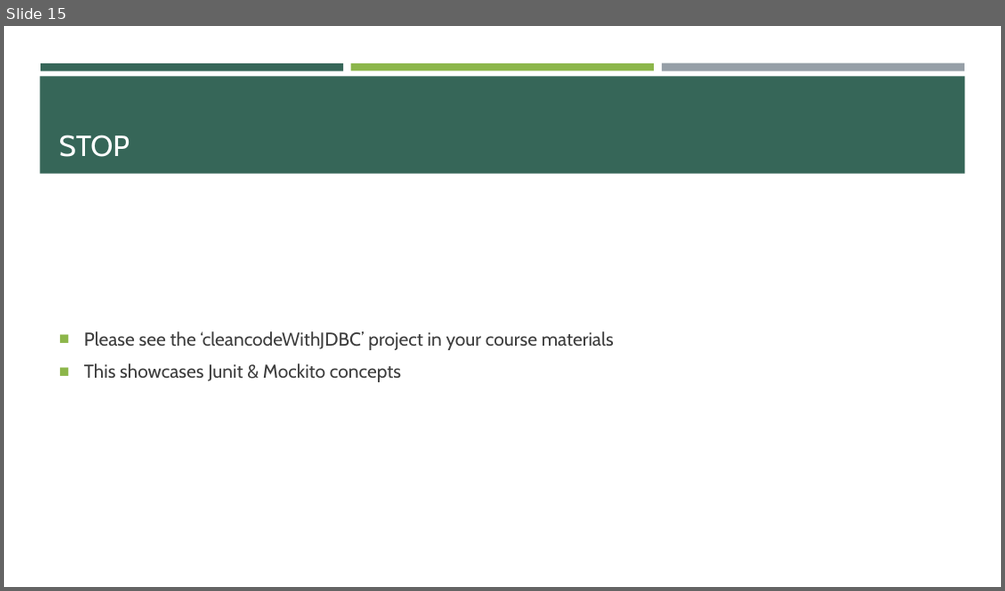
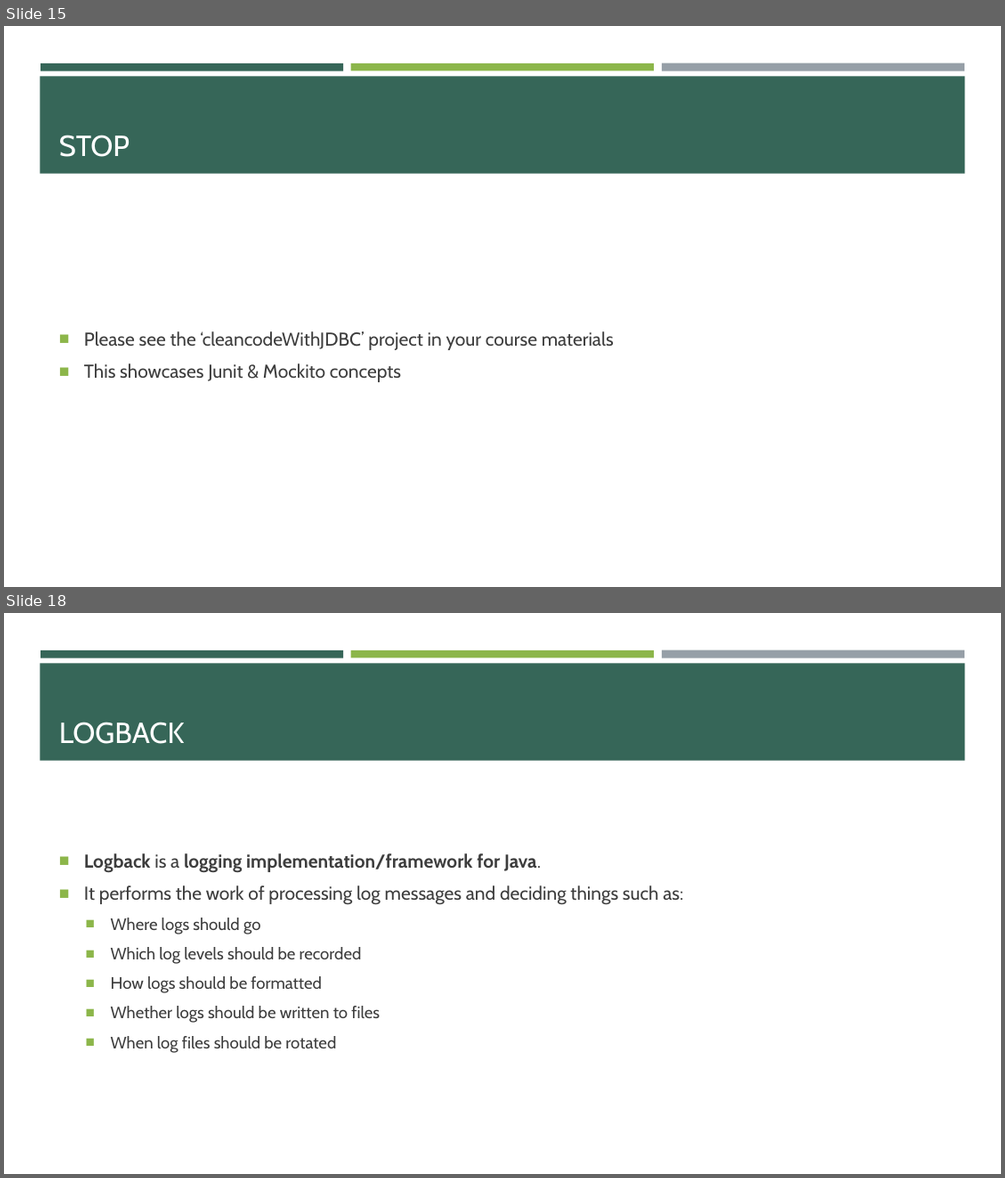
Before and after one commit to e-m-wilson/java-fs, a slide deck: Week_4/Unit_Testing_&_Logging.pptx. Shown one above the other, each under a label of ours: slide 15 before the commit, slides 15 and 18 after it; the slides between them are not shown. The pictures are 1005x591 and 1005x1178 pixels, drawn with LibreOffice and Linux fonts; fonts in the diff are those of the drawing. Boxes give left, top, right and bottom in pixels: in the first picture for what was removed or moved away, otherwise in the second. Text is boxed around its words. In the diff, an @@ line names an element or a change of style, - is before the commit and + after.

```diff
--- a/Week_4/Unit_Testing_&_Logging.pptx
+++ b/Week_4/Unit_Testing_&_Logging.pptx
@@ slide 18 added at (4, 613, 1001, 1174), background #FFFFFF; not listed: 4 template elements that a slide beside it also shows @@
@@ title added at (59, 722, 185, 744), 28 pt, text #FFFFFF @@
+LOGBACK
@@ text added at (84, 853, 683, 1053), 16 pt, text #3D3D3D @@
+■ Logback is a logging implementation/framework for Java.
+■ It performs the work of processing log messages and deciding things such as:
+  ■ Where logs should go
+  ■ Which log levels should be recorded
+  ■ How logs should be formatted
+  ■ Whether logs should be written to files
+  ■ When log files should be rotated
```
Also in this commit, not shown: 6 other slides added, 4 other files.
